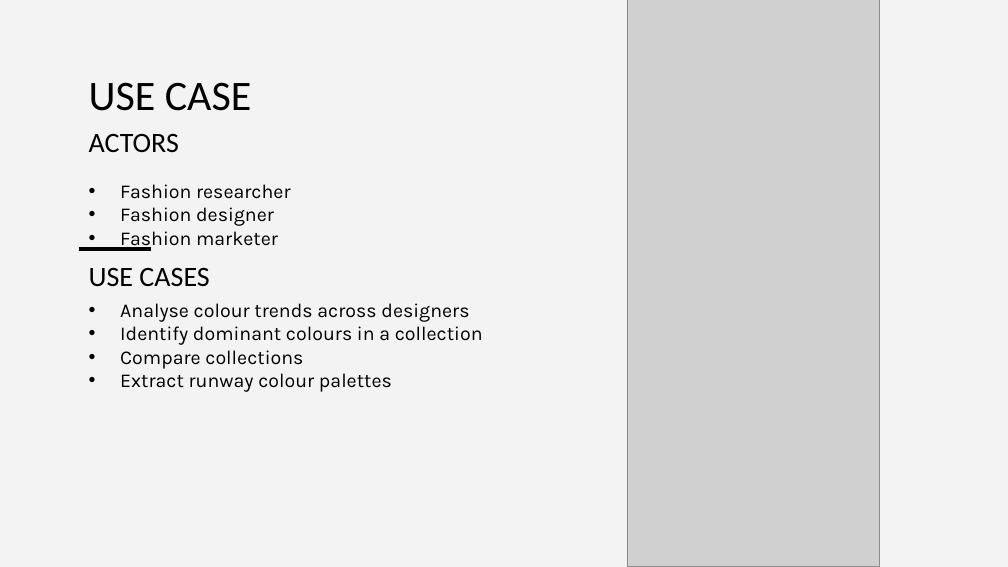
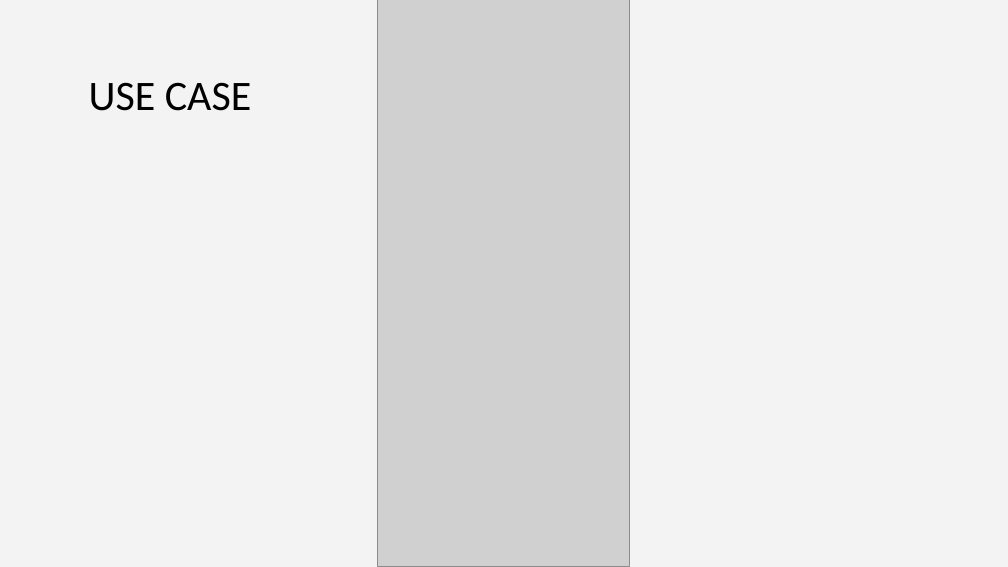
Before and after one commit to dijalaanita/Lagos-FW-2025-Analysis, a slide deck: slide 9 of DISSERTATION/Paris Fashion Show by Slidesgo.pptx. Drawn at 1008x567 pixels with LibreOffice and Linux fonts; fonts in the diff are those of the drawing; grey boxes stand for pictures; background and template pictures are left out. Boxes give left, top, right and bottom in pixels: in the first picture for what was removed or moved away, otherwise in the second. Text is boxed around its words. In the diff, an @@ line names an element or a change of style, - is before the commit and + after.

```diff
--- a/DISSERTATION/Paris Fashion Show by Slidesgo.pptx
+++ b/DISSERTATION/Paris Fashion Show by Slidesgo.pptx
@@ picture: place and size @@
-picture at bbox=[627, 0, 879, 566]
+picture at bbox=[378, 0, 630, 566]
@@ subtitle removed at bbox=[89, 134, 179, 152] @@
-ACTORS
@@ subtitle removed at bbox=[120, 184, 291, 251] @@
-• Fashion researcher
-• Fashion designer
-• Fashion marketer
@@ line removed from (79, 249) to (150, 249) @@
@@ subtitle removed at bbox=[89, 267, 209, 287] @@
-USE CASES
@@ subtitle removed at bbox=[120, 303, 483, 392] @@
-• Analyse colour trends across designers
-• Identify dominant colours in a collection
-• Compare collections
-• Extract runway colour palettes
```
Also in this commit, not shown: 2 other slides changed, 6 other files.
